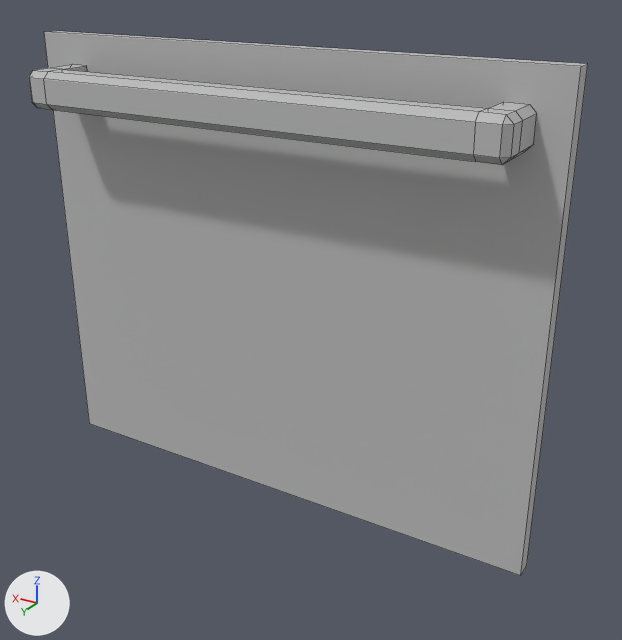
The FBX model Assets/PhyscoChef/Models/VanAssets/stove_door.fbx as it was, and as the next commit left it.
The view is the same before and after, from a 50 mm lens placed at (0.916, 0.39, 1.93), pointed at (1.406, -0.427, 1.521). The lights are fixed; the arrows at lower left show +X, +Y and +Z. Mesh edges are drawn as thin lines. Where no turn or scale is listed for an object, it has been applied to the vertices.

Objects in the first picture: 'Stove_Door'.
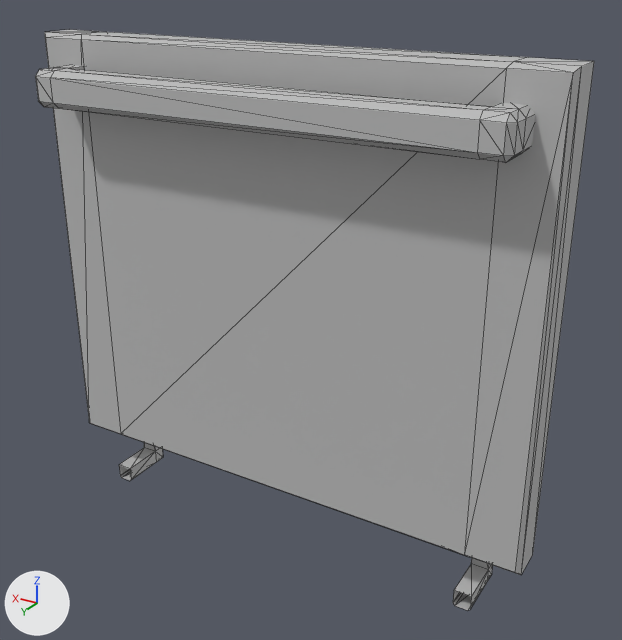
Location of each change, [x1, y1, x2, y2] in pixels of the pictures (622 x 640 px):
'Stove_Door', reshaped, moved (6% taller)
    before: [29, 31, 588, 576]
    after: [35, 30, 594, 610]
part 1 of me_mesh, rebuilt
    before: [44, 31, 588, 576]
    after: [45, 30, 594, 575]
part 2 of me_mesh, added
    after: [453, 558, 492, 610]
part 3 of me_mesh, added
    after: [119, 443, 163, 481]
part 4 of me_mesh, built on
    before: [29, 65, 537, 165]
    after: [35, 65, 535, 163]

Patch to the scene script:
```diff
--- a/Assets/PhyscoChef/Models/VanAssets/stove_door.fbx.py
+++ b/Assets/PhyscoChef/Models/VanAssets/stove_door.fbx.py
@@ mat_lambert1 @@
+mat_lambert1 = principled_material('lambert1')
+mat_lambert1.base_color = (0.5, 0.5, 0.5)  # grey #bcbcbc
@@ me_mesh @@
 # used by ob_stove_door; location = (1.444, -0.4, 1.283)
-me_mesh.from_pydata(...)  # 52 vertices, 46 faces; spans x -0.33..0.33, y -0.021..0.07, z 0.0..0.553
+me_mesh.from_pydata(...)  # 156 vertices, 272 faces; spans x -0.33..0.33, y -0.067..0.07, z -0.078..0.553
+# me_mesh part 1: the loose piece of 8 vertices spanning x -0.33..0.33, y -0.021..0.0, z 0.0..0.553 is rebuilt with 24 vertices and now spans x -0.33..0.33, y -0.034..0.014, z 0.0..0.553
+# me_mesh part 2: a new loose piece of 44 vertices spanning x -0.274..-0.252, y -0.067..0.008, z -0.078..0.048, in mat_lambert1 (grey #bcbcbc)
+# me_mesh part 3: a new loose piece of 44 vertices spanning x 0.257..0.279, y -0.067..0.008, z -0.078..0.048, in mat_lambert1 (grey #bcbcbc)
+# me_mesh part 4
+# 36 faces are deleted
+# 72 new faces join them, mat_blinn146 (grey #bcbcbc)
 me_mesh.materials.append(mat_blinn146)
+me_mesh.materials.append(mat_lambert1)  # grey #bcbcbc
@@ ob_stove_door @@
 ob_stove_door = bpy.data.objects.new('Stove_Door', me_mesh)
-ob_stove_door.location = (1.444, -0.4, 1.283)
+ob_stove_door.location = (1.444, -0.41, 1.283)
```
